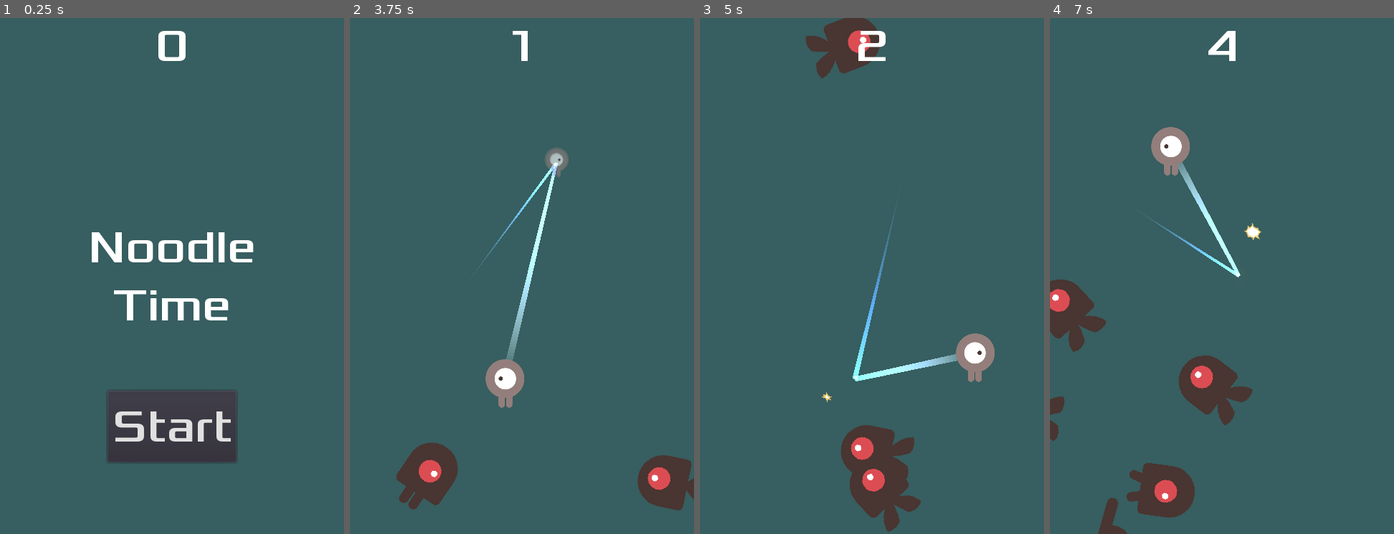
Above: before the commit, frames 1-4 (left to right).
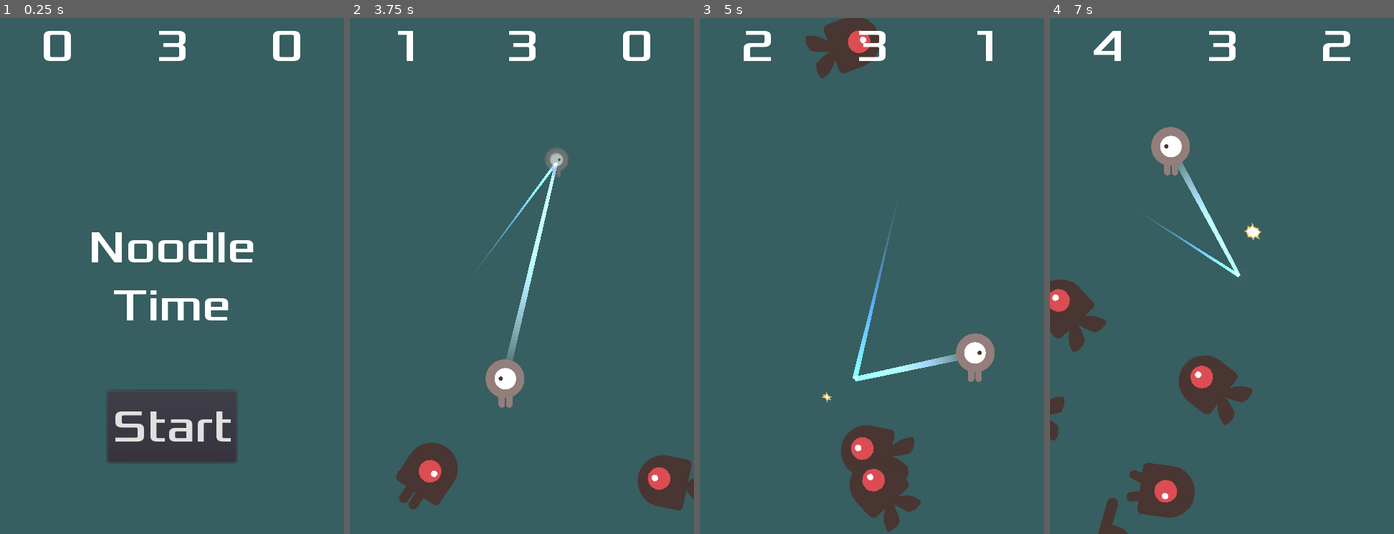
Above: after the commit, the same moments.

Repository: yet-another-lucas/Noodles
Game: Godot game, scene res://Main.tscn
The game is run twice, just before and just after one commit, with the same random seed, the same clock (stepped at 60 frames per second) and the same inputs.
Inputs (mouse positions are in pixels of both pictures, inside the frame that each line leads up to):
- Up to frame 1 (0.25 s): no input
- Up to frame 2 (3.75 s): click "Start" at 0.5 s; tap Enter (start_game) at 1.25, 1.35, 2, 2.1, 2.75, 2.85, 3.6 s; move the mouse to (597, 250) at 1.27 s; move the mouse to (453, 301) at 2.02 s; move the mouse to (556, 162) at 2.77 s; move the mouse to (504, 379) at 3.52 s
- Up to frame 3 (5 s): move the mouse to (975, 353) at 4.27 s; tap Enter (start_game) at 4.35 s
- Up to frame 4 (7 s): move the mouse to (1118, 198) at 5.02 s; tap Enter (start_game) at 5.1, 5.85, 6.6 s; move the mouse to (1239, 276) at 5.77 s; move the mouse to (1170, 147) at 6.52 s

The runs differ from the first frame. In frame 1, 0.7% of the frame differs, in the area x 12-88%, y 2-9%; in frame 2, 0.7%; in frame 3, 0.5%; in frame 4, 0.7%.

Commit message:
and a basic hud

Diff:
--- a/HUD.gd
+++ b/HUD.gd
@@ -21,6 +21,11 @@
 func update_score(score):
 	$ScoreLabel.text = str(score)
 
+func update_health(health):
+	$HealthLabel.text = str(health)
+
+func update_kills(kills):
+	$MurderLabel.text = str(kills)
 
 func _on_StartButton_pressed():
 	$StartButton.hide()
--- a/HUD.tscn
+++ b/HUD.tscn
@@ -17,18 +17,16 @@
 [sub_resource type="ShortCut" id=4]
 shortcut = SubResource( 3 )
 
+[sub_resource type="DynamicFont" id=5]
+size = 64
+font_data = ExtResource( 2 )
+
+[sub_resource type="DynamicFont" id=6]
+size = 64
+font_data = ExtResource( 2 )
+
 [node name="HUD" type="CanvasLayer"]
 script = ExtResource( 1 )
-
-[node name="ScoreLabel" type="Label" parent="."]
-anchor_right = 1.0
-margin_bottom = 78.0
-custom_fonts/font = SubResource( 1 )
-text = "0"
-align = 1
-__meta__ = {
-"_edit_use_anchors_": false
-}
 
 [node name="MessageLabel" type="Label" parent="."]
 anchor_top = 0.5
@@ -60,16 +58,35 @@
 [node name="MessageTimer" type="Timer" parent="."]
 one_shot = true
 
+[node name="ScoreLabel" type="Label" parent="."]
+anchor_right = 1.0
+margin_right = -320.0
+margin_bottom = 80.0
+custom_fonts/font = SubResource( 1 )
+text = "0"
+align = 1
+__meta__ = {
+"_edit_use_anchors_": false
+}
+
 [node name="HealthLabel" type="Label" parent="."]
-margin_right = 40.0
-margin_bottom = 14.0
+margin_left = 160.0
+margin_right = 320.0
+margin_bottom = 80.0
+custom_fonts/font = SubResource( 5 )
+text = "3"
+align = 1
 __meta__ = {
 "_edit_use_anchors_": false
 }
 
 [node name="MurderLabel" type="Label" parent="."]
-margin_right = 40.0
-margin_bottom = 14.0
+margin_left = 320.0
+margin_right = 480.0
+margin_bottom = 80.0
+custom_fonts/font = SubResource( 6 )
+text = "0"
+align = 1
 __meta__ = {
 "_edit_use_anchors_": false
 }
--- a/Main.gd
+++ b/Main.gd
@@ -3,6 +3,7 @@
 export(PackedScene) var mob_scene
 var score
 var moblist = []
+var kills = 0
 
 func _ready():
 	randomize()
@@ -21,6 +22,8 @@
 	$Player.start($StartPosition.position)
 	$StartTimer.start()
 	$HUD.update_score(score)
+	$HUD.update_health($Player.health)
+	$HUD.update_kills(0)
 	$HUD.show_message("Get Ready")
 	$Music.play()
 
@@ -32,6 +35,8 @@
 
 	# Create a Mob instance and add it to the scene.
 	var mob = mob_scene.instance()
+	#<source_node>.connect(<signal_name>, <target_node>, <target_function_name>)
+	mob.connect("vanquished", self, "on_creep_kill")
 	add_child(mob)
 	moblist.append(mob)
 	# Set the mob's direction perpendicular to the path direction.
@@ -57,3 +62,11 @@
 func _on_StartTimer_timeout():
 	$MobTimer.start()
 	$ScoreTimer.start()
+
+func on_creep_kill():
+	kills += 1
+	$HUD.update_kills(kills)
+
+
+func _on_Player_ouch():
+	$HUD.update_health($Player.health)
--- a/Main.tscn
+++ b/Main.tscn
@@ -52,6 +52,7 @@
 stream = ExtResource( 6 )
 
 [connection signal="hit" from="Player" to="." method="game_over"]
+[connection signal="ouch" from="Player" to="." method="_on_Player_ouch"]
 [connection signal="timeout" from="MobTimer" to="." method="_on_MobTimer_timeout"]
 [connection signal="timeout" from="ScoreTimer" to="." method="_on_ScoreTimer_timeout"]
 [connection signal="timeout" from="StartTimer" to="." method="_on_StartTimer_timeout"]
--- a/Mob.gd
+++ b/Mob.gd
@@ -2,6 +2,8 @@
 
 const HitEffect = preload("res://HitEffect.tscn")
 const PlayerHurtSound = preload("res://PlayerHurtSound.tscn")
+
+signal vanquished
 
 func _ready():
 	$AnimatedSprite.playing = true
@@ -21,4 +23,5 @@
 	get_tree().current_scene.add_child(effect)
 	effect.global_position = global_position - Vector2(0, 8)
 	get_tree().current_scene.add_child(PlayerHurtSound.instance())
+	emit_signal("vanquished")
 	queue_free()
--- a/Player.gd
+++ b/Player.gd
@@ -4,7 +4,7 @@
 
 
 signal hit
-signal toro
+signal ouch
 
 onready var hurtbox = $Hurtbox
 onready var hurtbox_collider = $Hurtbox/CollisionShape2D
@@ -69,6 +69,7 @@
 		# hurtbox.create_hit_effect(self)
 		# get_tree().current_scene.add_child(PlayerHurtSound.instance())
 		health -=1
+		emit_signal("ouch")
 		# print("ouch: ", health)
 		if health < 1:
 			if not dead:
Not shown: 1 places in HUD.tscn that only renumber resources
